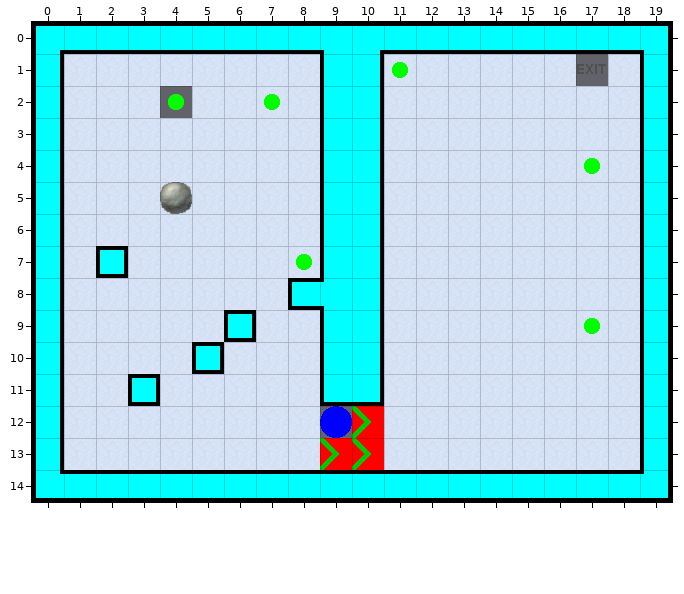
Two states of a Tiled map, Levels/level05.tmx. Above, as it was before the edit.
Cells are 32x32 px. Shown: x 0..19, y 0..14.
The result:
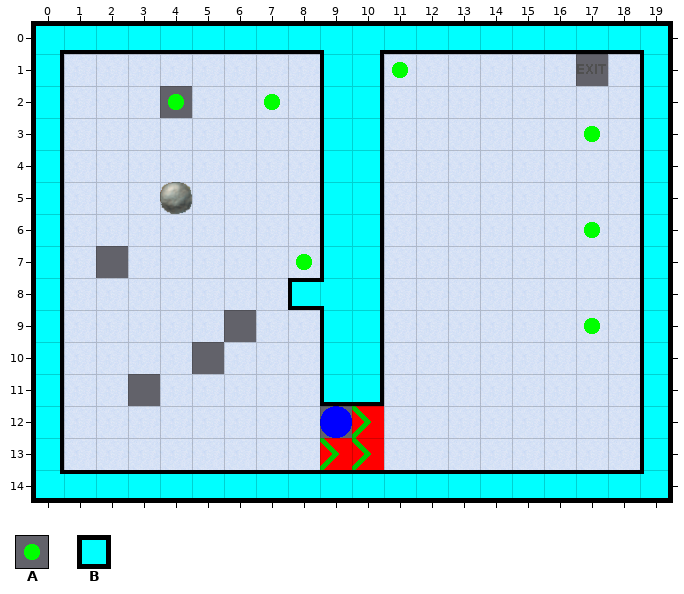
Key: from "Layer3": A 1; from "Walls": B 36.
_ is an empty cell.
What changed:
Layer "Layer 0":
The author cleared tile B in row 7 at x 2; in row 9 at x 6; in row 10 at x 5; in row 11 at x 3.
Layer "Layer 3":
The edit adds tile A in row 3 at x 17; in row 6 at x 17.
The author cleared tile A in row 4 at x 17.
Boxes around the changes in both pictures, in picture pixels (x1, y1, x2, y2):
changed: (584, 126, 600, 174)
added: (584, 222, 600, 238)
removed: (96, 246, 128, 278)
removed: (192, 310, 256, 374)
removed: (128, 374, 160, 406)
